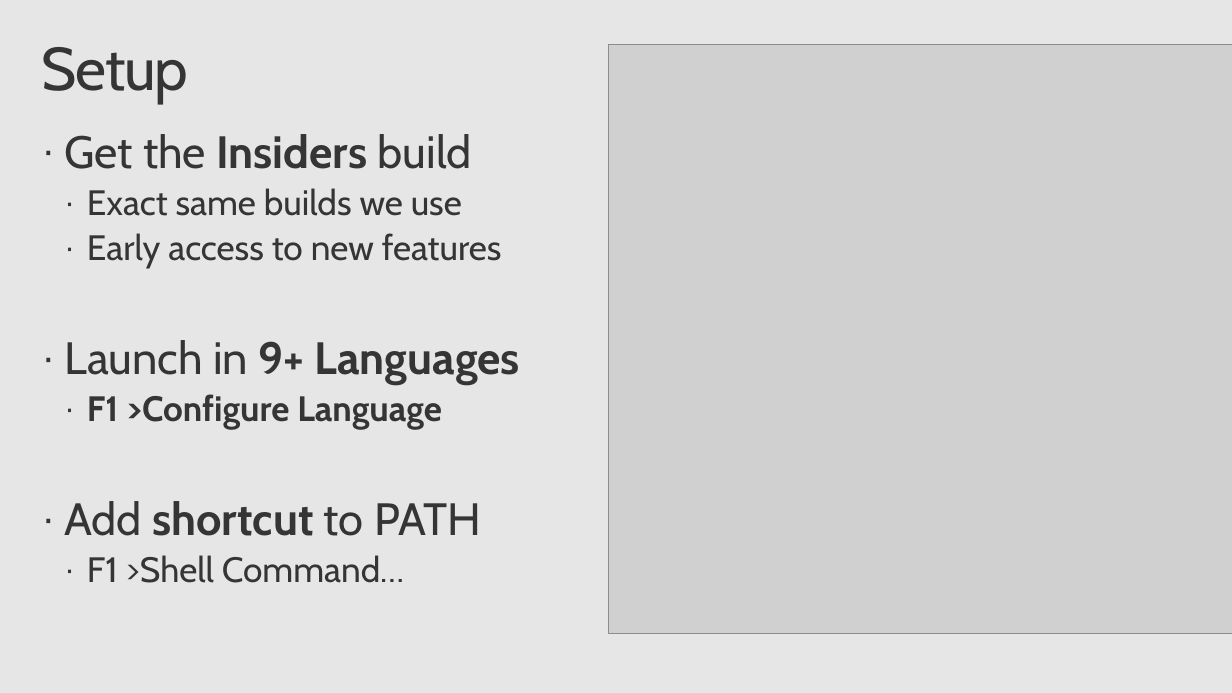
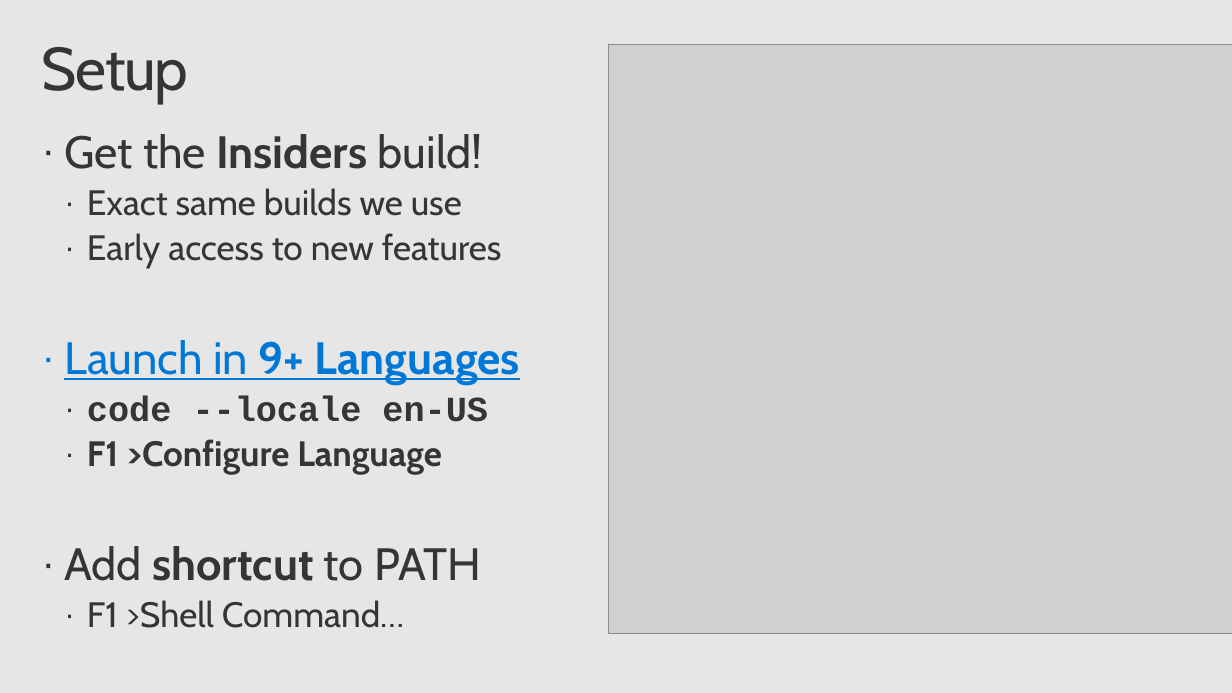
Before and after one commit to chrisdias/ignite2017, a slide deck: slide 4 of BRK3394.chrisdias.vscodetipstricks.pptx. Drawn at 1232x693 pixels with LibreOffice and Linux fonts; fonts in the diff are those of the drawing; grey boxes stand for pictures; background and template pictures are left out. Boxes give left, top, right and bottom in pixels: in the first picture for what was removed or moved away, otherwise in the second. Text is boxed around its words. In the diff, an @@ line names an element or a change of style, - is before the commit and + after.

```diff
--- a/BRK3394.chrisdias.vscodetipstricks.pptx
+++ b/BRK3394.chrisdias.vscodetipstricks.pptx
@@ text at (64,134,483,169): text changed @@
-· Get the Insiders build
+· Get the Insiders build!
@@ text at (64,340,520,385): text colour #353535 to #0078D7, underline on in "Launch in 9+ Languages" @@
@@ text at (87,396,488,422): paragraph added @@
+  · code --locale en-US
```
Also in this commit, not shown: 8 other slides changed, 1 other file.
